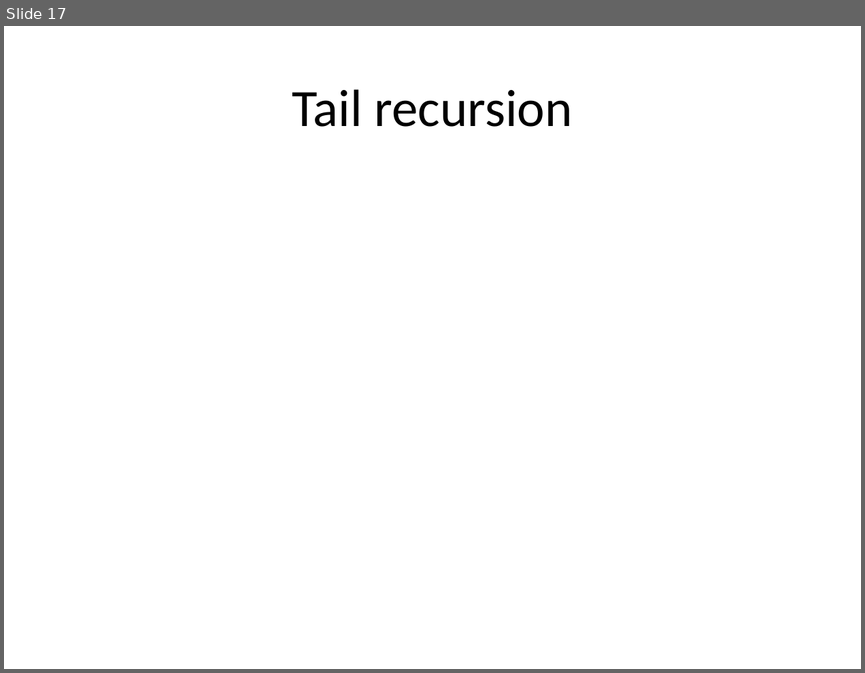
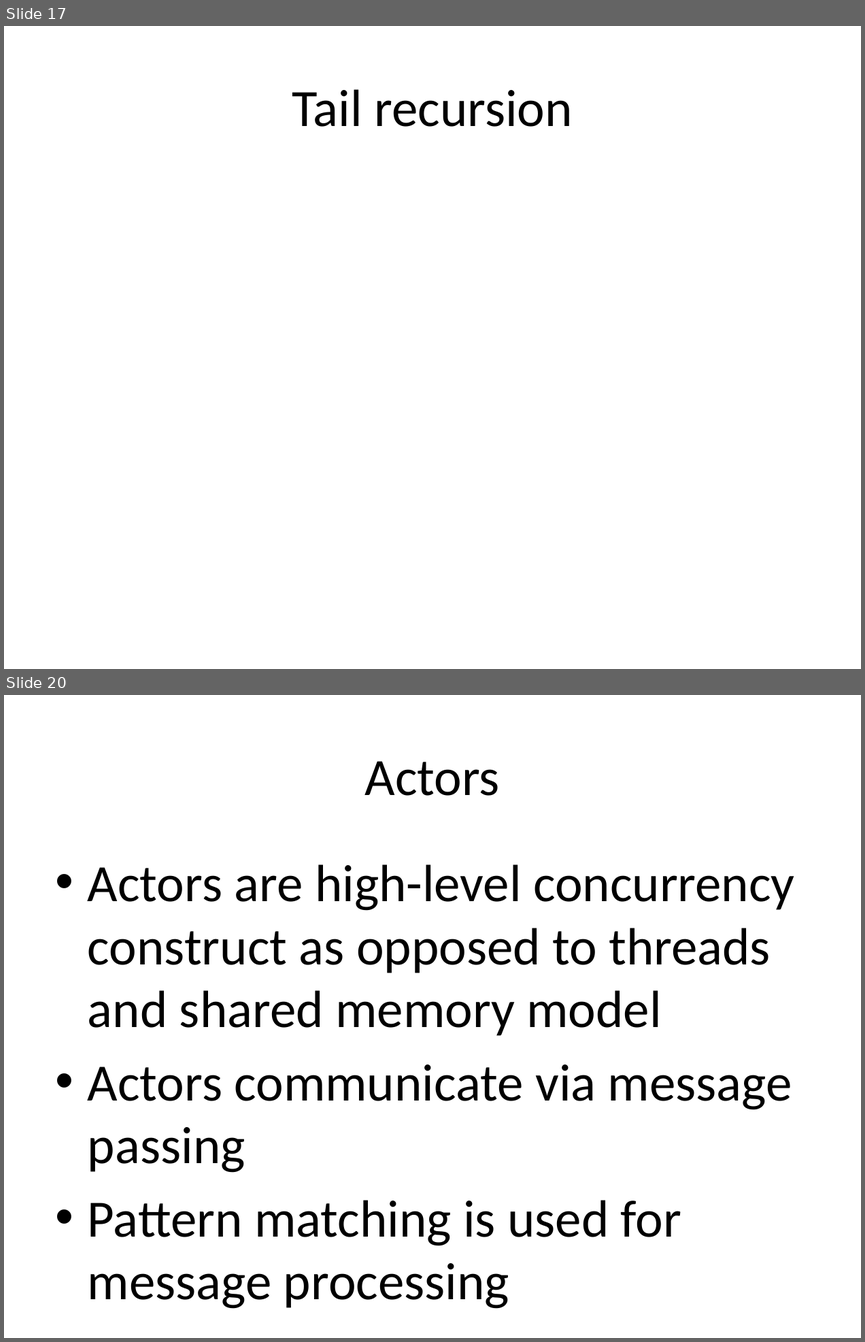
Before and after one commit to todkar/Away_Day, a slide deck: Scala_Away_Day.pptx. Shown one above the other, each under a label of ours: slide 17 before the commit, slides 17 and 20 after it; the slides between them are not shown. The pictures are 865x673 and 865x1342 pixels, drawn with LibreOffice and Linux fonts; fonts in the diff are those of the drawing. Boxes give left, top, right and bottom in pixels: in the first picture for what was removed or moved away, otherwise in the second. Text is boxed around its words. In the diff, an @@ line names an element or a change of style, - is before the commit and + after.

```diff
--- a/Scala_Away_Day.pptx
+++ b/Scala_Away_Day.pptx
@@ slide 20 added at box(4, 695, 861, 1338), background #FFFFFF @@
@@ title added at box(365, 761, 500, 796), 44 pt, text #000000 @@
+Actors
@@ text added at box(88, 864, 794, 1246), 44 pt, text #000000 @@
+• Actors are high-level concurrency construct as opposed to threads and shared memory model
+• Actors communicate via message passing
+• Pattern matching is used for message processing
```
Also in this commit, not shown: 3 slides changed, 4 other slides added, 2 slides removed, 1 other file.
